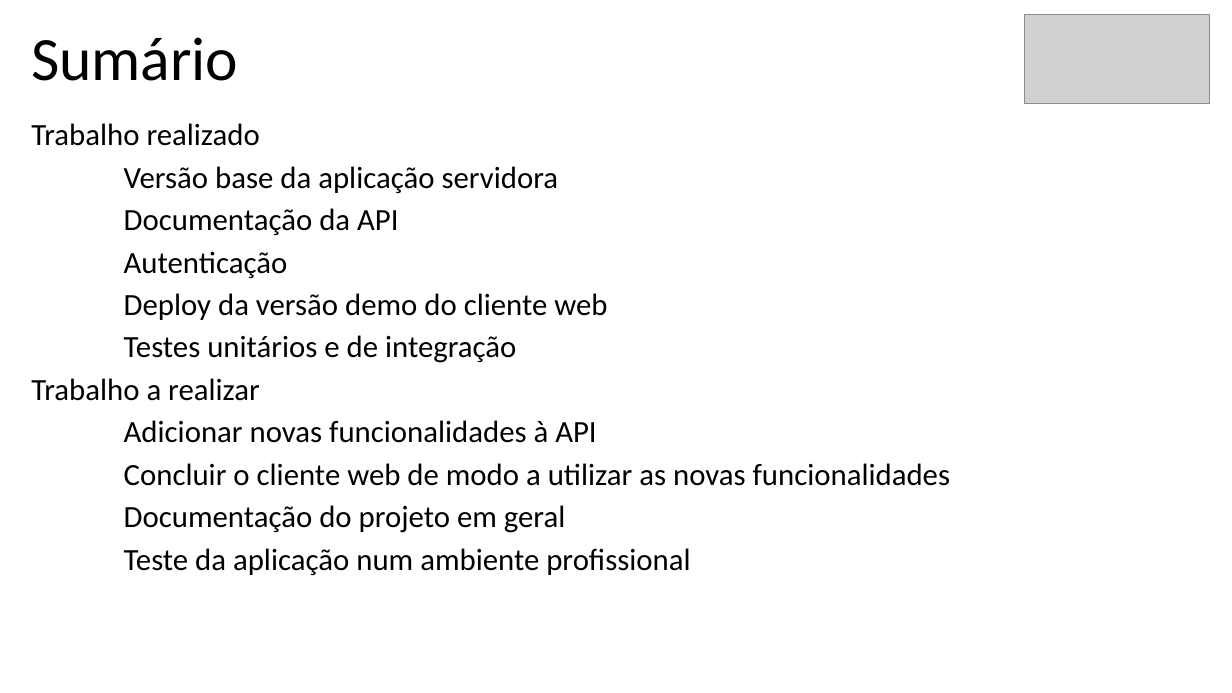
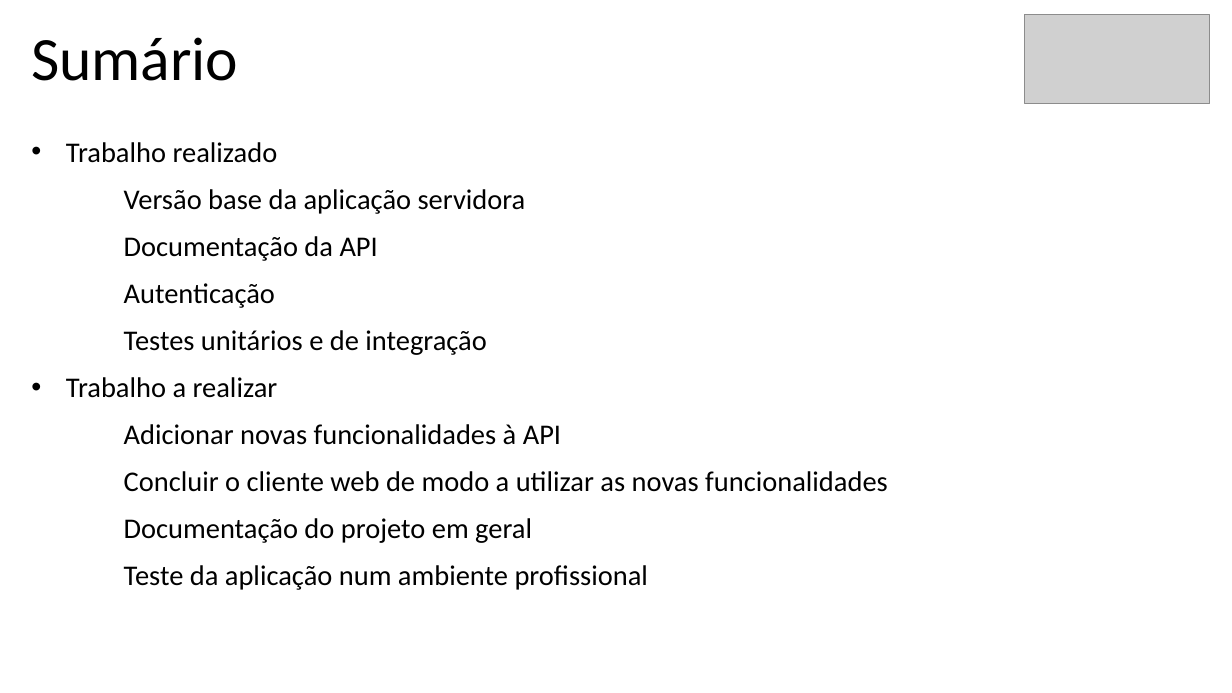
Before and after one commit to BernardoFMF/surf-management-app, a slide deck: slide 11 of docs/demonstracao-progresso.pptx. Drawn at 1232x693 pixels with LibreOffice and Linux fonts; fonts in the diff are those of the drawing; grey boxes stand for pictures. Boxes give left, top, right and bottom in pixels: in the first picture for what was removed or moved away, otherwise in the second. Text is boxed around its words. In the diff, an @@ line names an element or a change of style, - is before the commit and + after.

```diff
--- a/docs/demonstracao-progresso.pptx
+++ b/docs/demonstracao-progresso.pptx
@@ subtitle "Trabalho realizado": place and size @@
-subtitle "Trabalho realizado" at [31,123,951,575]
+subtitle "Trabalho realizado" at [66,142,888,590]
@@ subtitle "Trabalho realizado" at [66,142,888,590]: size 24 to 22.2 pt; bullet none to •; line spacing 0.8 to 1 @@
@@ subtitle at [124,293,607,320]: paragraph removed @@
-Deploy da versão demo do cliente web
```
Also in this commit, not shown: 6 other slides changed, 8 other files.
